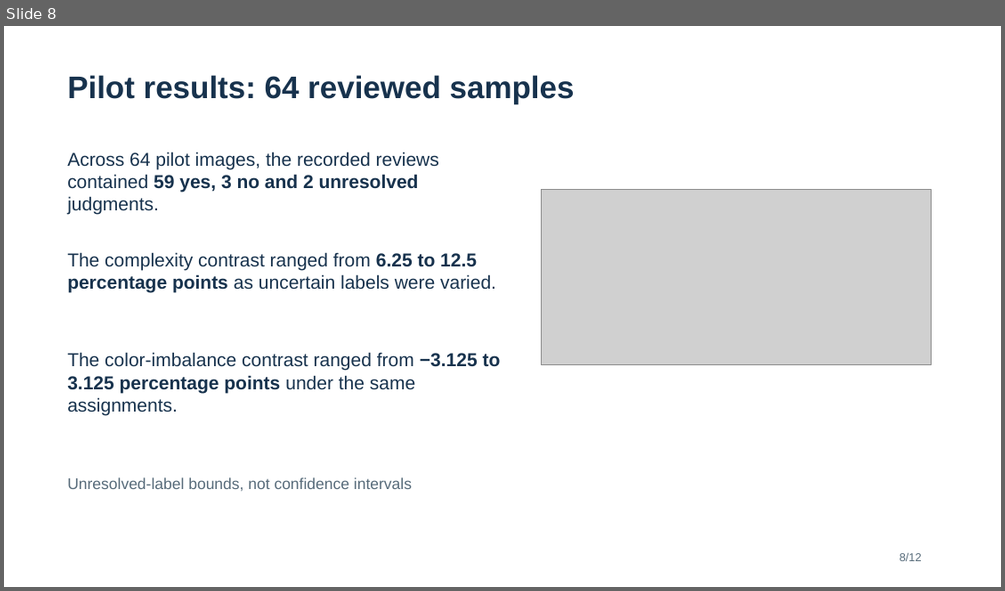
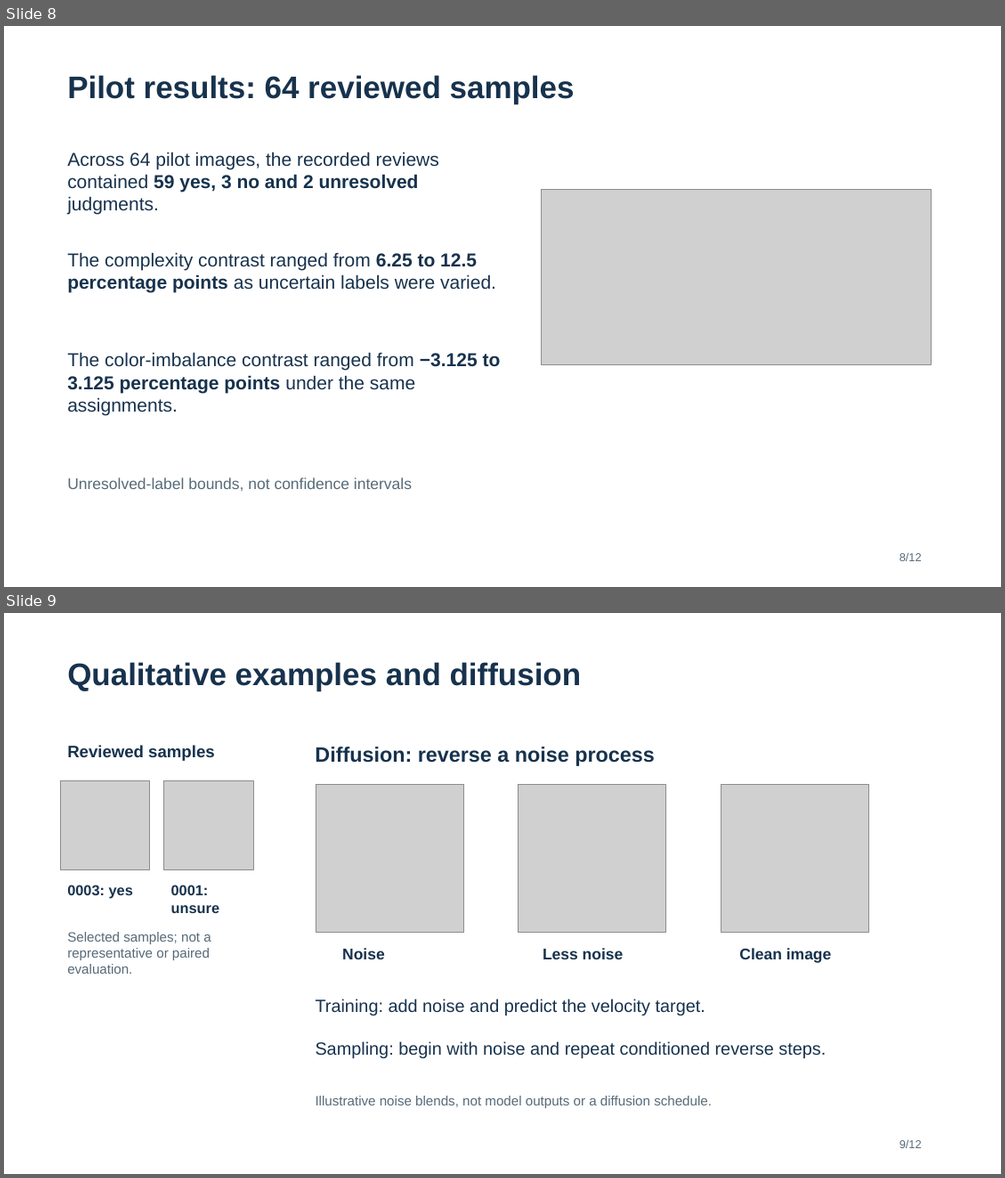
Before and after one commit to Space-Dev0/muadib, a slide deck: presentation/powerpoint/which-exposure-matters-submission-guide.pptx. Shown one above the other, each under a label of ours: slide 8 before the commit, slides 8 and 9 after it. The pictures are 1005x591 and 1005x1178 pixels, drawn with LibreOffice and Linux fonts; fonts in the diff are those of the drawing; grey boxes stand for pictures. Boxes give left, top, right and bottom in pixels: in the first picture for what was removed or moved away, otherwise in the second. Text is boxed around its words. In the diff, an @@ line names an element or a change of style, - is before the commit and + after.

```diff
--- a/presentation/powerpoint/which-exposure-matters-submission-guide.pptx
+++ b/presentation/powerpoint/which-exposure-matters-submission-guide.pptx
@@ slide 9 added at box(4, 613, 1001, 1174), background #FFFFFF @@
@@ text added at box(67, 662, 582, 690), 30 pt, text #17324D, bold @@
+Qualitative examples and diffusion
@@ text added at box(67, 745, 214, 761), 16 pt, text #17324D, bold @@
+Reviewed samples
@@ text added at box(315, 747, 655, 766), 20 pt, text #17324D, bold @@
+Diffusion: reverse a noise process
@@ picture added at box(60, 780, 150, 870) @@
@@ picture added at box(164, 780, 254, 870) @@
@@ picture added at box(316, 784, 464, 933) @@
@@ picture added at box(518, 784, 666, 933) @@
@@ picture added at box(720, 784, 868, 933) @@
@@ text added at box(67, 884, 133, 899), 14 pt, text #17324D, bold @@
+0003: yes
@@ text added at box(171, 884, 219, 913), 14 pt, text #17324D, bold @@
+0001: unsure
@@ text added at box(67, 932, 210, 973), 13 pt, text #576B7A @@
+Selected samples; not a representative or paired evaluation.
@@ text added at box(342, 948, 385, 959), 15 pt, text #17324D, bold @@
+Noise
@@ text added at box(542, 948, 623, 959), 15 pt, text #17324D, bold @@
+Less noise
@@ text added at box(739, 948, 832, 963), 15 pt, text #17324D, bold @@
+Clean image
@@ text added at box(316, 998, 705, 1015), 17 pt, text #17324D @@
+Training: add noise and predict the velocity target.
@@ text added at box(316, 1041, 825, 1058), 17 pt, text #17324D @@
+Sampling: begin with noise and repeat conditioned reverse steps.
@@ text added at box(316, 1095, 712, 1108), 13 pt, text #576B7A @@
+Illustrative noise blends, not model outputs or a diffusion schedule.
@@ text added at box(899, 1140, 922, 1148), 11 pt, text #576B7A @@
+9/12
```
Also in this commit, not shown: 1 slide changed, 1 slide removed, 4 other files.
